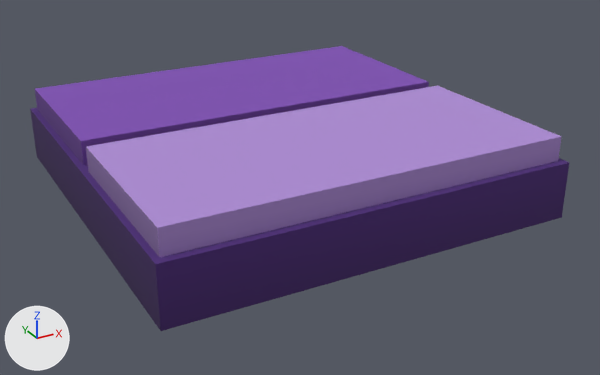
The glTF model data/model/foundation_crystal.glb as it was, and as the next commit left it.
One viewpoint serves both versions: a 50 mm lens placed at (-0.901, -1.761, 0.857), pointed at (0.032, -0.063, 0.009). Every picture has the same lights, and +X, +Y and +Z are marked at lower left. The first picture is the older version. Vertices at exactly the same position are counted once.
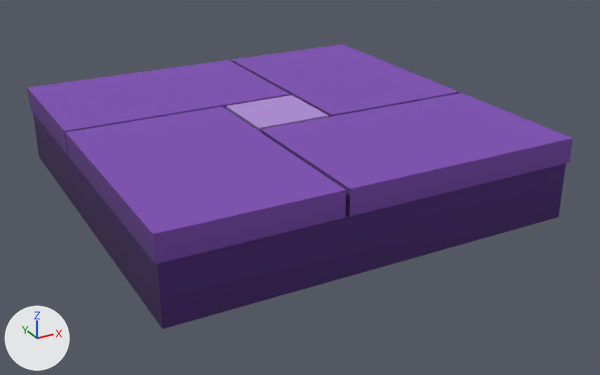
Where the change shows, as pixel boxes [x1, y1, x2, y2] in the pictures (600 x 375 px; the box of a moved part takes in the faces that stretch with it):
'Mesh_0', reshaped: before [30, 46, 569, 331]; after [27, 44, 573, 329]
part 1 of me_mesh_0, added (purple): after [33, 113, 566, 329]
part 2 of me_mesh_0, added (purple): after [226, 95, 329, 132]
part 3 of me_mesh_0, moved or reshaped: before [30, 46, 569, 331]; after [27, 44, 573, 264]

What changed in the scene script:
```text
Change me_mesh_0:
    used by ob_mesh_0; location = (0.0, 0.0, 0.0)
    remove me_mesh_0.from_pydata(...)  # 24 vertices, 36 faces; spans x -0.5..0.5, y -0.5..0.5, z 0.0..0.2
    add me_mesh_0.from_pydata(...)  # 48 vertices, 72 faces; spans x -0.5..0.5, y -0.5..0.5, z 0.0..0.2
    me_mesh_0 part 1: a new loose piece, a box spanning x -0.495..0.495, y -0.495..0.495, z 0.0..0.14, in mat_material_0 (picture img_image_0)
    me_mesh_0 part 2: a new loose piece, a box spanning x -0.095..0.095, y -0.095..0.095, z 0.14..0.2, in mat_material_0 (picture img_image_0)
    me_mesh_0 part 3
    20 vertices are removed from x -0.5..0.5, y -0.5..0.5, z 0.0..0.2
    36 faces are deleted
    16 vertices are added at x -0.5..0.5, y -0.5..0.5, z 0.14..0.2
    12 new vertices lie (0.0, 0.0, 0.06) away from vertices in x -0.5..0.5, y -0.5..0.5, z 0.14
    48 new faces join them
```
